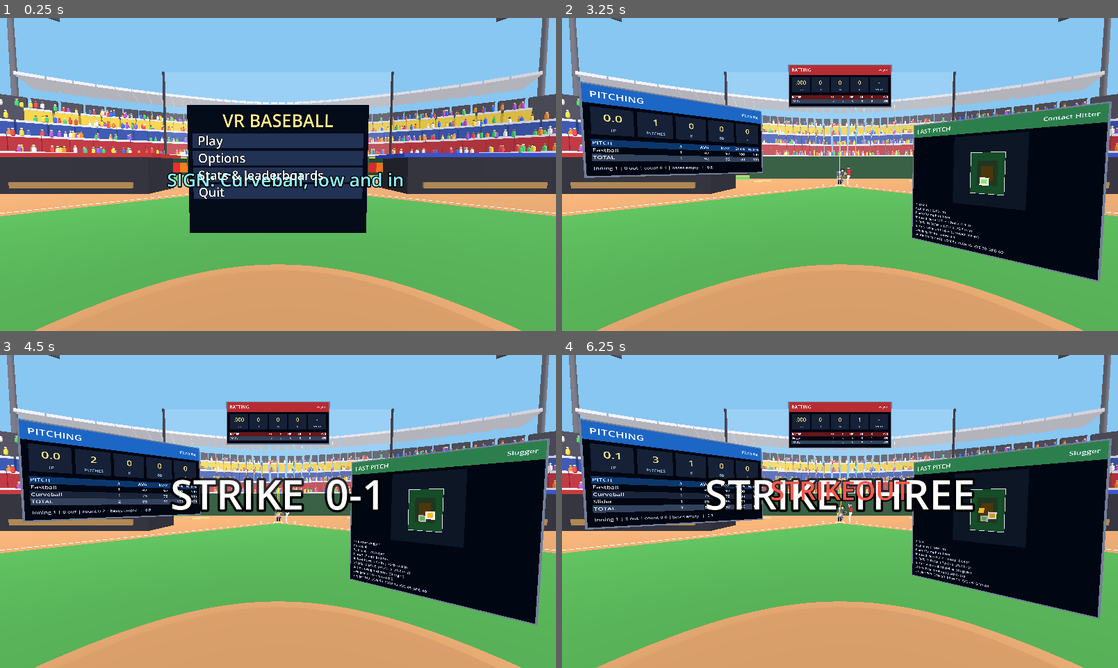
Above: before the commit, frames 1-4 (two rows, left to right).
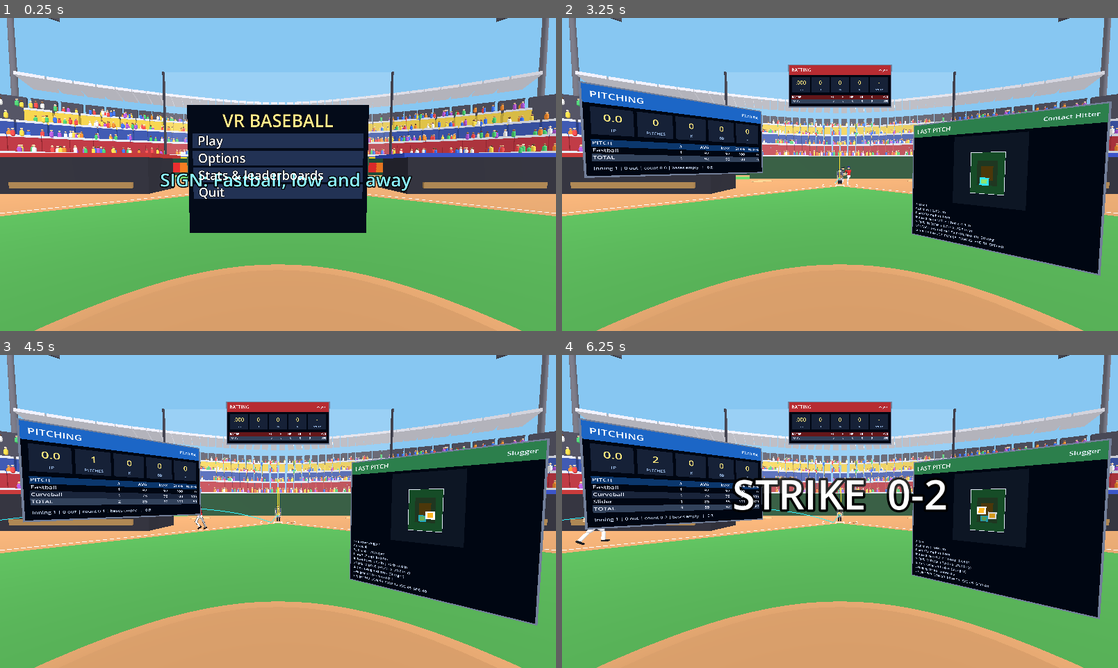
Above: after the commit, the same moments.

Repository: jbax-and-his-ai-pals/009-vr-baseball
Game: Godot game, scene res://scenes/bullpen.tscn
Same seed, same stepped clock (60 frames per second), same inputs: the game is played once before the commit and once after it.
Inputs (mouse positions are in pixels of both pictures, inside the frame that each line leads up to):
- Up to frame 1 (0.25 s): no input
- Up to frame 2 (3.25 s): tap Enter (ui_accept) at 0.5, 0.77, 1.25, 2, 2.75 s; move the mouse to (962, 158) at 0.52 s; hold Up 0.53-1.25 s; tap P at 0.6 s; click (962, 158) at 0.67 s; drag from (728, 190) to (812, 237) at 1.27 s; move the mouse to (895, 105) at 2.02 s; hold Up 2.03-2.75 s; tap Keypad Enter at 2.1 s; drag from (812, 237) to (673, 127) at 2.77 s
- Up to frame 3 (4.5 s): move the mouse to (444, 558) at 3.52 s; hold Down 3.53-4.25 s; tap P at 3.6 s; tap Enter (ui_accept) at 3.77 s; drag from (111, 464) to (194, 433) at 4.27 s
- Up to frame 4 (6.25 s): move the mouse to (867, 511) at 5.02 s; hold Down 5.03-5.75 s; tap Keypad Enter at 5.1 s; click (867, 511) at 5.17 s; drag from (756, 433) to (728, 527) at 5.77 s

The runs differ from the first frame. In frame 1, 1.2% of the frame differs, in the area x 28-75%, y 49-56%; in frame 2, 1.0%; in frame 3, 2.5%; in frame 4, 4.4%, in the area x 0-77%, y 20-72%.

Commit message:
A seed replays a whole game (every rules RNG seeded); direct tests for SoundDirector and PlayDirector
Co-Authored-By: Claude Sonnet 5.5 <noreply@anthropic.com>

Diff:
--- a/scripts/bullpen.gd
+++ b/scripts/bullpen.gd
@@ -241,6 +241,7 @@
 var _run_rng := RandomNumberGenerator.new()
 var _fx_rng := RandomNumberGenerator.new()   # presentation choices only: never shares a stream with the rules
 var _game_seed := 0
+var forced_seed := -1                       # tests and replays: use this seed (the --seed= flag does the same)
 var _last_report_extra := ""
 var _origin: XROrigin3D
 var _settings := Settings.new()
@@ -316,7 +317,7 @@
 	_defense = Defense.from_team(_home)
 	_ai_pitcher = AIPitcher.new(_home.player_at(1))
 	_new_game()
-	_game_seed = randi()
+	_game_seed = forced_seed if forced_seed >= 0 else randi()
 	for sa in OS.get_cmdline_user_args():
 		if sa.begins_with("--seed="):
 			_game_seed = int(sa.substr(7))
@@ -384,6 +385,7 @@
 			_demo_interval = float(a.substr(16))
 	_batter_ai = BatterAI.new(BatterProfile.by_name(batter_profile))
 	_batter_player = _player_named(batter_profile)
+	_seed_rules()
 	_sync_batter()
 	if not _xr_active:
 		_governor.set_refresh_rate(60.0)  # a desktop window is judged against 60 Hz, not a headset's 90
@@ -465,6 +467,7 @@
 		"runs_since": _game.runs - _runs_at_pitcher_change})
 	var rp := Team.relief_pitcher(50.0 + 2.0 * _relievers_used, 4000 + _relievers_used * 31)
 	_ai_pitcher = AIPitcher.new(rp)
+	_ai_pitcher.rng.seed = _run_rng.randi()
 	_runs_at_pitcher_change = _game.runs
 	_show_notice("New pitcher: %s" % rp.name)
 	_sfx_later(1.0, "pa_pitching_change")
@@ -873,7 +876,7 @@
 		if a == "--doll-style=paper":
 			return Doll.Style.PAPER
 	if not _doll_styles.has(key):
-		_doll_styles[key] = randi() % 2
+		_doll_styles[key] = _fx_rng.randi() % 2
 	return _doll_styles[key]
 
 
@@ -1588,9 +1591,19 @@
 	add_child(_bat_view)
 
 
+## Every random stream of the rules comes from the game seed, so a seed replays a game exactly.
+func _seed_rules() -> void:
+	_ai_pitcher.rng.seed = _game_seed ^ 0xA17C
+	_batter_ai.rng.seed = _game_seed ^ 0xBA77
+	_defense.rng.seed = _game_seed ^ 0xDEF5
+	_game.rng.seed = _game_seed ^ 0x6A3E
+
+
 func _new_game() -> void:
 	var order: Array[Player] = _away.lineup
 	_game = GameState.new(order, game_innings)
+	if _game_seed != 0:
+		_game.rng.seed = _run_rng.randi()
 	_game.allow_extra = true
 	_game.bottom_live = _two_way and _mode.human_pitcher
 	_top_game = null
@@ -2553,7 +2566,7 @@
 	_crew.return_to_plate()      # the umpire is back behind the plate for the next batter
 	if _game != null and not _game.over:
 		_sfx("pa_now_batting")
-		if randf() < 0.4:
+		if _fx_rng.randf() < 0.4:
 			_sfx("organ_stinger", null, -6.0)
 	if _game != null and _game.over:
 		_batter_ready = true
@@ -2565,7 +2578,7 @@
 	_refresh_hud()
 	var duration := _presenter.begin_walk_on(_batter_is_lefty())
 	_log("walk_on", {"duration": snappedf(duration, 0.01), "batter": _batter_player.name if _batter_player else ""})
-	if _game != null and not _game.over and randf() < 0.5:
+	if _game != null and not _game.over and _fx_rng.randf() < 0.5:
 		_sfx("music_walkup", null, -10.0)
 
 
@@ -2633,7 +2646,7 @@
 func _on_batter_arrived() -> void:
 	_refresh_sign()
 	_sfx("batter_step_dirt", _batter_home.origin)
-	if randf() < 0.5:
+	if _fx_rng.randf() < 0.5:
 		_sfx_later(0.5, "bat_tap_plate", Vector3(0.0, 0.1, 0.0), -4.0)
 	_batter_ready = true
 	_refresh_hud()
@@ -2831,6 +2844,7 @@
 	_relievers_used += 1
 	var rp := Team.relief_pitcher(52.0, 5000 + _relievers_used * 31)
 	_ai_pitcher = AIPitcher.new(rp)
+	_ai_pitcher.rng.seed = _run_rng.randi()
 	_runs_at_pitcher_change = _game.runs
 	_mode = GameMode.spectate()
 	_sound.mode = _mode
@@ -3142,6 +3156,7 @@
 	_bat_view.visible = true
 	if _opp_pitcher == null:
 		_opp_pitcher = AIPitcher.new(_away.player_at(1))
+		_opp_pitcher.rng.seed = _run_rng.randi()
 	_ai_pitcher = _opp_pitcher
 	_ensure_pitcher_doll()
 	(_field_nodes[1] as Node3D).visible = true
--- /dev/null
+++ b/tests/directors_test.gd
@@ -0,0 +1,137 @@
+extends SceneTree
+## SoundDirector and PlayDirector on their own, without the full game: what is heard for what happens,
+## and the play timing / receiver / catch rules of the play director.
+## Run: godot --headless --path . -s res://tests/directors_test.gd
+
+var _failures := 0
+
+
+func _check(ok: bool, msg: String) -> void:
+	print(("PASS  " if ok else "FAIL  ") + msg)
+	if not ok:
+		_failures += 1
+
+
+## An audio manager that only writes down what it was asked to play.
+class Spy extends AudioManager:
+	var heard: Array = []
+
+	func play(id: String, _at: Variant = null, _db: float = 0.0, _pitch: float = 1.0) -> bool:
+		heard.append(id)
+		return true
+
+	func play_later(_seconds: float, id: String, _at: Variant = null, _db: float = 0.0) -> void:
+		heard.append(id)
+
+
+func _sound() -> Array:
+	var sd := SoundDirector.new()
+	var spy := Spy.new()
+	sd.audio.queue_free()
+	sd.audio = spy
+	sd.add_child(spy)
+	root.add_child(sd)
+	return [sd, spy]
+
+
+func _init() -> void:
+	var pair := _sound()
+	var sd: SoundDirector = pair[0]
+	var spy: Spy = pair[1]
+	_check(SoundDirector.pop_for(40.0) == "glove_pop_soft" and SoundDirector.pop_for(60.0) == "glove_pop_medium" and SoundDirector.pop_for(80.0) == "glove_pop_hard", "the mitt pops by speed")
+
+	sd.pitch_arrives({"reached": true, "plate_mph": 75.0}, "ball", Vector3(0.0, 0.1, 0.0))
+	_check(spy.heard.has("ball_skid_dirt") and spy.heard.has("glove_pop_dirt_block"), "a pitch in the dirt skids and is blocked")
+	spy.heard.clear()
+	sd.pitch_arrives({"reached": true, "plate_mph": 75.0}, "hit_by_pitch", Vector3(0.9, 0.9, 0.0))
+	_check(spy.heard.has("ball_hits_batter") and spy.heard.has("crowd_gasp"), "a hit batter is heard and the crowd gasps")
+	spy.heard.clear()
+	sd.pitch_arrives({"reached": true, "plate_mph": 75.0}, "called_strike", Vector3(0.28, 0.85, 0.0))
+	_check(spy.heard.has("glove_pop_hard") and spy.heard.has("corner_chime"), "a corner strike pops and chimes")
+	spy.heard.clear()
+	sd.pitch_arrives({"reached": true, "plate_mph": 50.0}, "ball", Vector3(1.5, 1.0, 0.0))
+	_check(spy.heard.has("glove_pop_soft") and spy.heard.has("ball_hits_backstop"), "a wild one goes to the backstop")
+	spy.heard.clear()
+
+	sd.contact({"kind": "hit", "ev": 100.0}, {"home_run": false, "apex": 3.0, "distance": 30.0, "fair": true}, Vector3.ZERO)
+	_check(spy.heard == ["bat_crack_sweet"], "a hard hit is a sweet crack")
+	spy.heard.clear()
+	sd.contact({"kind": "hit", "ev": 80.0}, {"home_run": false, "apex": 3.0, "distance": 30.0, "fair": true}, Vector3.ZERO)
+	sd.contact({"kind": "hit", "ev": 70.0}, {"home_run": false, "apex": 3.0, "distance": 30.0, "fair": true}, Vector3.ZERO)
+	_check(spy.heard == ["bat_crack_good", "bat_crack_weak"], "a good one and a weak one")
+	spy.heard.clear()
+	sd.contact({"kind": "hit", "ev": 105.0}, {"home_run": true, "apex": 30.0, "distance": 120.0, "fair": true}, Vector3.ZERO)
+	_check(spy.heard.has("home_run_crack") and sd.flip_next, "a homer cracks and the batter will flip the bat")
+	spy.heard.clear()
+	sd.contact({"kind": "foul tip", "ev": 40.0}, {}, Vector3.ZERO)
+	sd.contact({"kind": "hit", "ev": 30.0, "bunt": true}, {}, Vector3.ZERO)
+	_check(spy.heard == ["bat_foul_tip", "bat_bunt_tap"], "tips and bunts have their own sounds")
+	spy.heard.clear()
+
+	sd.crowd_react({"result": "home_run", "runs": 1}, null)
+	_check(spy.heard.has("crowd_roar_hr") and spy.heard.has("fireworks") and not spy.heard.has("scoreboard_run_chime"), "a homer is a roar and fireworks, not the run chime")
+	spy.heard.clear()
+	sd.crowd_react({"result": "single", "runs": 2}, null)
+	_check(spy.heard.has("crowd_cheer_small") and spy.heard.has("scoreboard_run_chime") and spy.heard.has("crowd_cheer_big"), "runs get the chime and a bigger cheer")
+	spy.heard.clear()
+	sd.crowd_react({"result": "strikeout"}, null)
+	sd.crowd_react({"result": "walk"}, null)
+	sd.crowd_react({"result": "error"}, null)
+	_check(spy.heard.has("music_strikeout_sting") and spy.heard.has("crowd_boo") and spy.heard.has("crowd_groan"), "strikeouts, walks and errors")
+	spy.heard.clear()
+	sd.crowd_react({"half_over": true, "inning_ended": 7}, null)
+	var stretches := spy.heard.count("seventh_inning_stretch")
+	sd.crowd_react({"half_over": true, "inning_ended": 7}, null)
+	_check(stretches == 1 and spy.heard.count("seventh_inning_stretch") == 1, "the seventh-inning stretch happens once")
+	sd.new_game()
+	sd.crowd_react({"half_over": true, "inning_ended": 7}, null)
+	_check(spy.heard.count("seventh_inning_stretch") == 2, "and again in the next game")
+	spy.heard.clear()
+	var game := GameState.new(Team.generate("Away", 50.0, 3).lineup, 3)
+	game.home_score = 2
+	game.runs = 1
+	sd.mode = GameMode.pitching()
+	sd.crowd_react({"game_over": true}, game)
+	_check(spy.heard.has("music_victory"), "your side wins: the victory music")
+	spy.heard.clear()
+	game.home_score = 0
+	sd.crowd_react({"game_over": true}, game)
+	_check(spy.heard.has("music_loss"), "your side loses: the loss music")
+	spy.heard.clear()
+	sd.mode = GameMode.spectate()
+	sd.crowd_react({"game_over": true}, game)
+	_check(spy.heard.has("music_victory") and not spy.heard.has("music_loss"), "a spectator hears the victory music whoever wins")
+	var said := []
+	sd.umpire_spoke.connect(func(id: String, delay: float): said.append([id, delay]))
+	sd.umpire_says_later(0.5, "ump_ball")
+	_check(said == [["ump_ball", 0.5]], "the umpire's words are announced for the call text")
+	sd.queue_free()
+
+	# The play director.
+	var team := Team.generate("Home", 55.0, 7)
+	var pd := PlayDirector.new()
+	pd.defense = Defense.from_team(team)
+	var fly := {"result": "out", "fielder": 8, "field_time": 3.0, "caught_in_air": true, "bases": 0}
+	_check(is_equal_approx(pd.play_end_time(fly, 6.0), 3.5), "a fly ball ends half a second after the catch, not when the ball would have stopped")
+	_check(pd.play_end_time({}, 4.0) == 4.0, "no play, no extra wait")
+	var single := {"result": "single", "fielder": 6, "field_time": 2.0, "bases": 1, "run_times": [4.2, 8.0, 11.5, 15.0]}
+	_check(is_equal_approx(pd.play_end_time(single, 1.0), 4.7), "a single lasts until he is on first")
+	var hr := {"result": "home_run", "fielder": 0, "bases": 4, "run_times": [4.2, 8.0, 11.5, 15.0]}
+	_check(is_equal_approx(pd.play_end_time(hr, 5.0), 12.0), "a homer lasts while he trots (0.8 of the circuit)")
+	var thrown := {"result": "out", "fielder": 6, "field_time": 2.0, "bases": 0, "runner_out_at": 1, "run_times": [4.2, 8.0, 11.5, 15.0], "throw": {"t1": 4.0}}
+	_check(is_equal_approx(pd.play_end_time(thrown, 1.0), 4.7), "a throw to first ends when the runner would have arrived")
+	_check(pd.receiver_candidates(1, 6, Vector3.ZERO) == [3, 1, 4], "first base: the first baseman, then the pitcher, then the second baseman")
+	_check(pd.receiver_for(2, 6, Vector3.ZERO) == 4 and pd.receiver_for(2, 4, Vector3.ZERO) == 6, "the middle infielders take each other's throws at second")
+	_check(pd.receiver_for(2, 2, Vector3(0.0, 0.0, -1.0)) == 6 and pd.receiver_for(2, 2, Vector3(-9.0, 0.0, 10.0)) == 4, "from the plate it depends on which side of second he is")
+	_check(pd.receiver_for(3, 6, Vector3.ZERO) == 5 and pd.receiver_for(4, 8, Vector3.ZERO) == 2, "third goes to the third baseman, home to the catcher")
+	_check(pd.catch_clip({"field_pos": Vector3(0.0, 3.0, 40.0)}, 8) == "jump", "a high one is a jump")
+	_check(pd.catch_clip({"field_pos": Vector3(8.5, 0.3, 32.5)}, 6) == "scoop", "a grounder at his feet is a scoop")
+	_check(pd.catch_clip({"field_pos": Vector3(14.0, 0.3, 32.5)}, 6) == "backhand", "one well off to the side is a backhand")
+	_check(pd.catch_clip({"field_pos": Vector3(8.5, 1.4, 32.5)}, 6) == "catch", "a chest-high one is a catch")
+	var forced_out := {"runners": [{"out": true, "out_base": 2, "forced_out": true}]}
+	var tag_out := {"runners": [{"out": true, "out_base": 2, "forced_out": false}]}
+	_check(not pd.is_tag_play(forced_out, 2) and pd.is_tag_play(tag_out, 2) and not pd.is_tag_play(tag_out, 1), "a tag is an out at a base that was not a force (and never first)")
+	_check(pd.plan_anim_end({}) == 0.0, "an empty plan has no animation")
+
+	print("FAILURES: %d" % _failures)
+	quit(1 if _failures > 0 else 0)
--- /dev/null
+++ b/tests/replay_test.gd
@@ -0,0 +1,50 @@
+extends SceneTree
+## A seed replays a whole game: the pitcher, the batters, the defense and the rules all draw from
+## streams seeded by the game seed, so two runs with the same seed end identically and two with
+## different seeds do not.
+## Run: godot --headless --path . -s res://tests/replay_test.gd
+
+var _failures := 0
+
+
+func _check(ok: bool, msg: String) -> void:
+	print(("PASS  " if ok else "FAIL  ") + msg)
+	if not ok:
+		_failures += 1
+
+
+func _play(seed_value: int) -> Dictionary:
+	ThrowLogger.override_path = "user://test_throws.jsonl"
+	var bp: Node3D = load("res://scenes/bullpen.tscn").instantiate()
+	bp.menu_on_start = false
+	bp.game_mode_name = "Spectate"
+	bp.game_innings = 1
+	bp.forced_seed = seed_value
+	bp.spectate_interval = 0.4
+	root.add_child(bp)
+	await process_frame
+	var frames := 0
+	while not bp._game.over and frames < 60 * 600:
+		bp._process(1.0 / 60.0)
+		frames += 1
+	var g: GameState = bp._game
+	var sig := {"final": g.final_text(), "line": g.line_text(), "pitches": g.pitch_count, "k": g.strikeouts, "bb": g.walks,
+		"hits": g.hits, "hr": g.home_runs, "runs": g.runs, "home": g.home_score, "home_hits": g.home_team_hits,
+		"over": g.over}
+	bp.queue_free()
+	await process_frame
+	return sig
+
+
+func _init() -> void:
+	var a: Dictionary = await _play(4242)
+	var b: Dictionary = await _play(4242)
+	var c: Dictionary = await _play(99)
+	print("  a: %s" % str(a))
+	print("  b: %s" % str(b))
+	print("  c: %s" % str(c))
+	_check(a.over and a.pitches > 5, "the game was played to the end (%d pitches)" % a.pitches)
+	_check(a == b, "the same seed replays the same game")
+	_check(a != c, "a different seed plays a different one")
+	print("FAILURES: %d" % _failures)
+	quit(1 if _failures > 0 else 0)
Not shown, changed: ROADMAP.md
